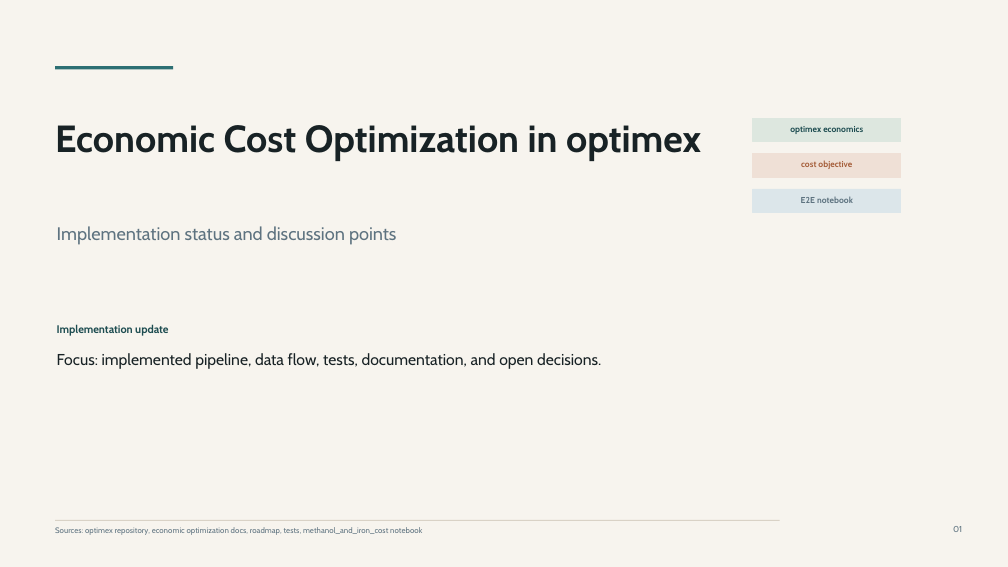
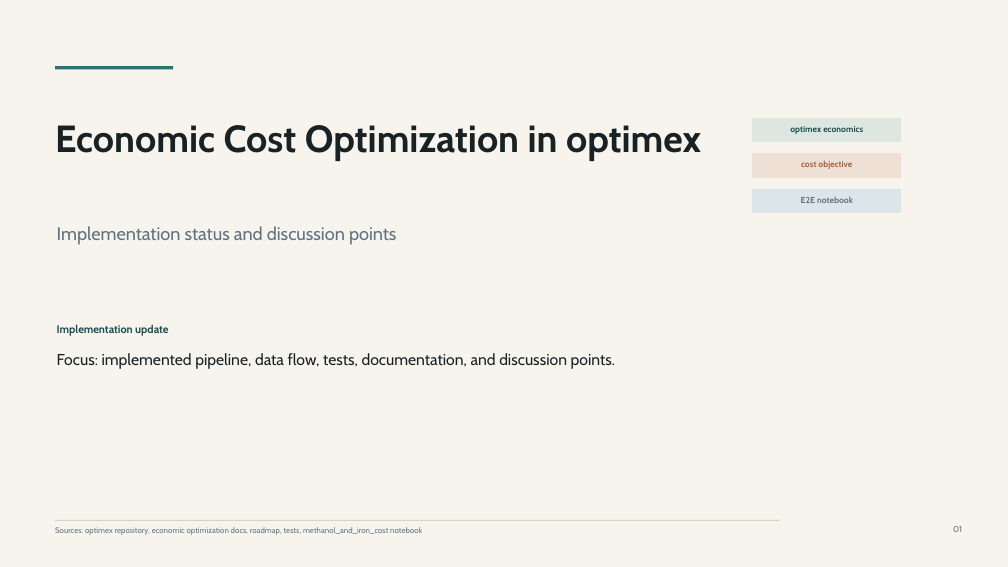
Before and after one commit to langeluca/optimex, a slide deck: slide 1 of outputs/019eb20b-c78d-7562-a3e1-1b44de512a93/presentations/economic-cost-optimization/output/economic-cost-optimization-in-optimex.pptx. Drawn at 1008x567 pixels with LibreOffice and Linux fonts; fonts in the diff are those of the drawing. Boxes give left, top, right and bottom in pixels: in the first picture for what was removed or moved away, otherwise in the second. Text is boxed around its words. In the diff, an @@ line names an element or a change of style, - is before the commit and + after.

```diff
--- a/outputs/019eb20b-c78d-7562-a3e1-1b44de512a93/presentations/economic-cost-optimization/output/economic-cost-optimization-in-optimex.pptx
+++ b/outputs/019eb20b-c78d-7562-a3e1-1b44de512a93/presentations/economic-cost-optimization/output/economic-cost-optimization-in-optimex.pptx
@@ text at box(57, 353, 615, 369): text changed @@
-Focus: implemented pipeline, data flow, tests, documentation, and open decisions.
+Focus: implemented pipeline, data flow, tests, documentation, and discussion points.
```
Also in this commit, not shown: 11 other slides changed.
